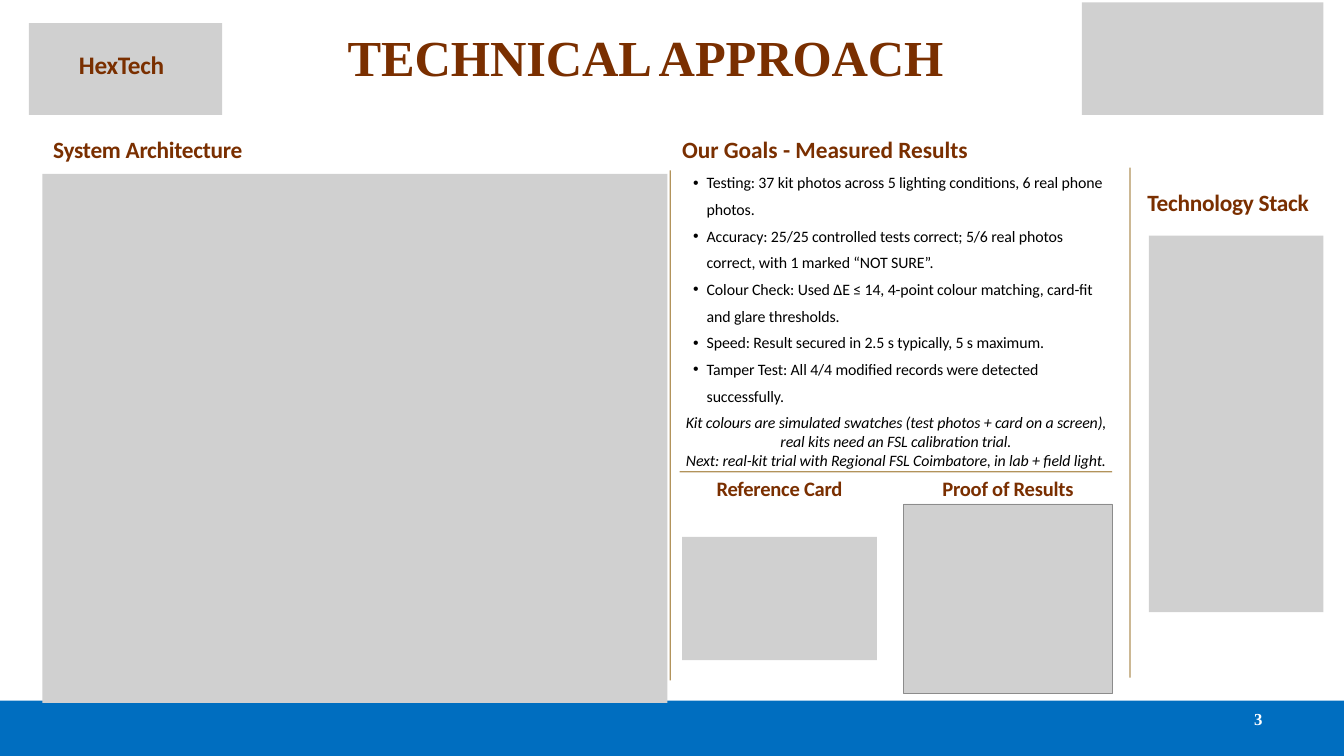
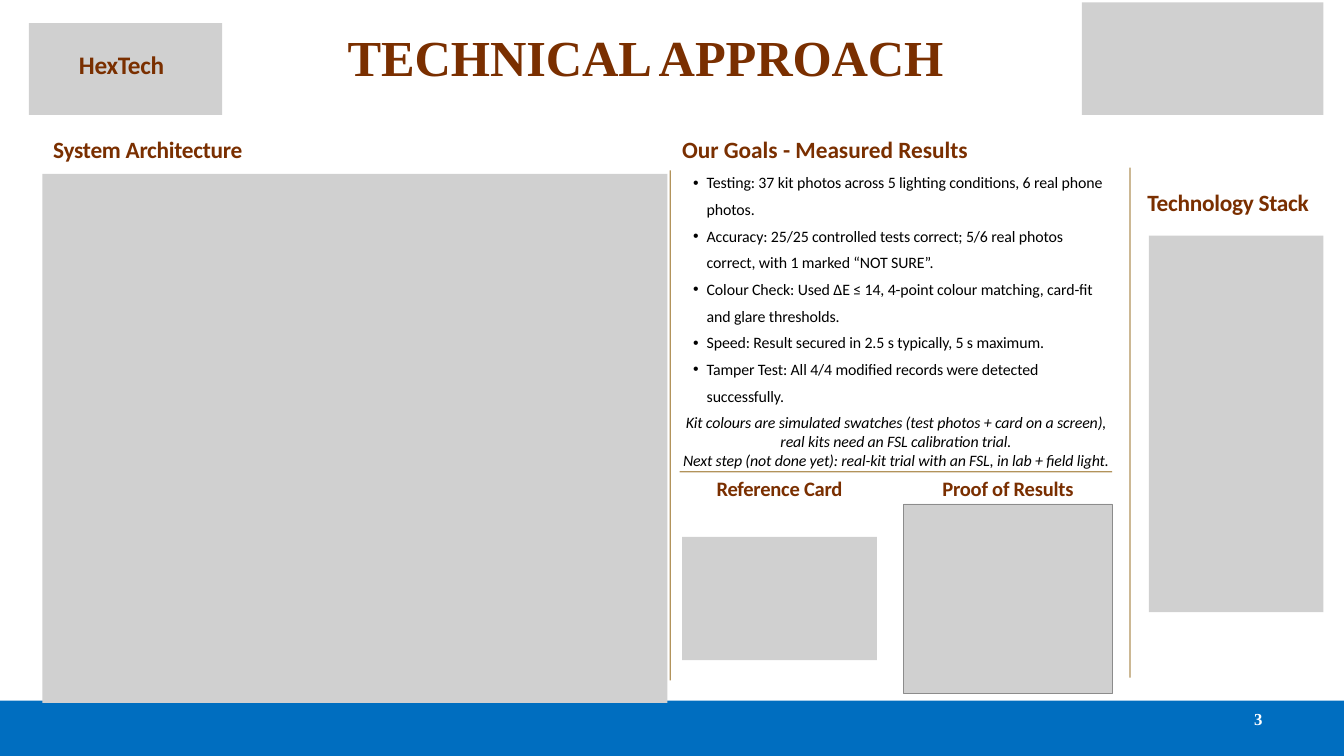
Before and after one commit to Lokeshraj2006/NarcTest, a slide deck: slide 3 of docs/deck_v5/K26234_SIH26231_v5.pptx. Drawn at 1344x756 pixels with LibreOffice and Linux fonts; fonts in the diff are those of the drawing; grey boxes stand for pictures. Boxes give left, top, right and bottom in pixels: in the first picture for what was removed or moved away, otherwise in the second. Text is boxed around its words. In the diff, an @@ line names an element or a change of style, - is before the commit and + after.

```diff
--- a/docs/deck_v5/K26234_SIH26231_v5.pptx
+++ b/docs/deck_v5/K26234_SIH26231_v5.pptx
@@ text at (683,454,1109,469): text changed @@
-Next: real-kit trial with Regional FSL Coimbatore, in lab + field light.
+Next step (not done yet): real-kit trial with an FSL, in lab + field light.
```
Also in this commit, not shown: 1 other slide changed, 2 other files.
